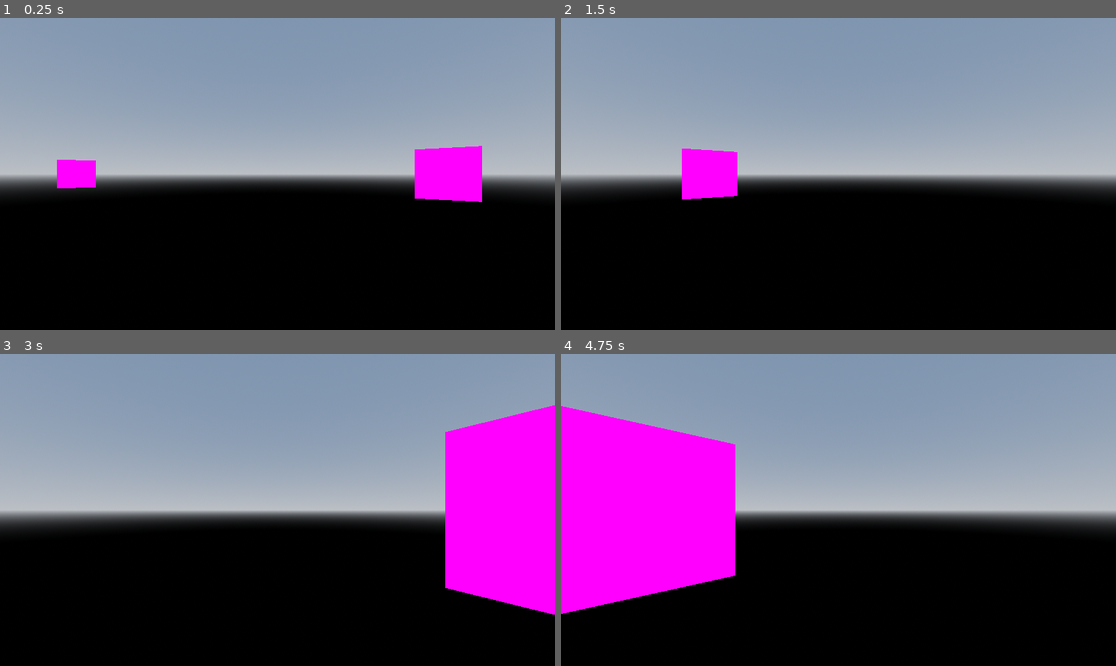
Above: before the commit, frames 1-4 (two rows, left to right).
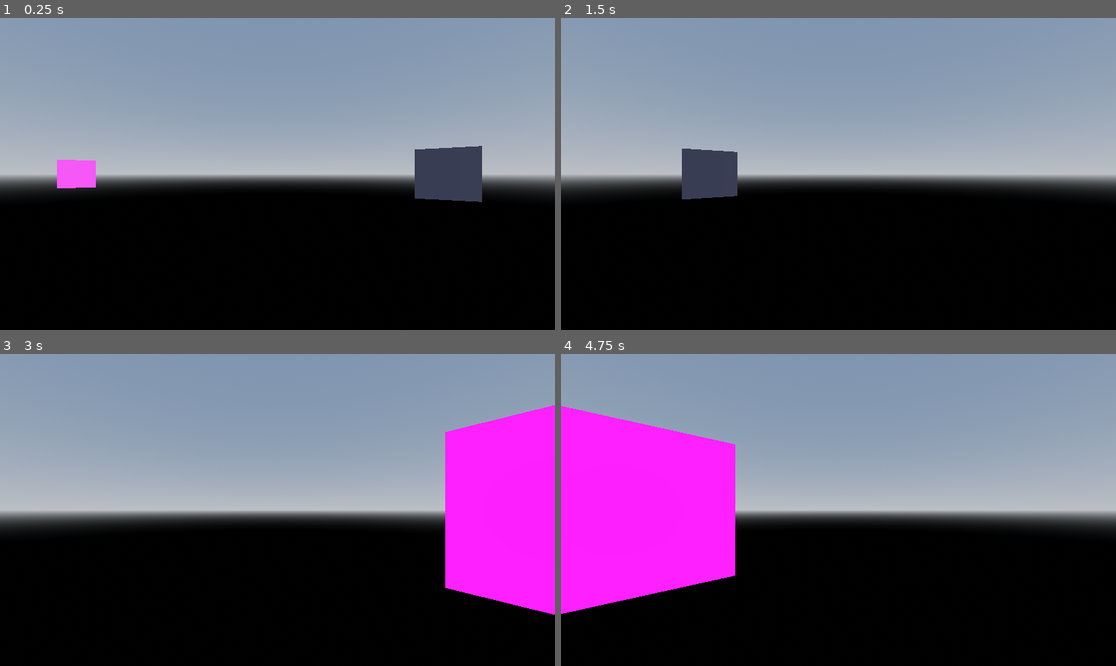
Above: after the commit, the same moments.

Repository: jarmillemich/exosky-2024
Game: Godot game, scene res://sky_view.tscn
The game is run twice, just before and just after one commit, with the same random seed, the same clock (stepped at 60 frames per second) and the same inputs.
Inputs:
- Up to frame 1 (0.25 s): no input
- Up to frame 2 (1.5 s): no input
- Up to frame 3 (3 s): tap Enter at 2.75 s
- Up to frame 4 (4.75 s): no input

The runs differ from the first frame. In frame 1, 2.7% of the frame differs, in the area x 10-87%, y 40-60%; in frame 2, 1.5%; in frame 3, 12%; in frame 4, 17%, in the area x 0-32%, y 16-84%.
Error after the commit: Invalid access to property or key 'data' on a base object of type 'Nil'. (res://ApiHelper.gd:51)

Commit message:
Star finding API

Diff:
--- /dev/null
+++ b/app/ApiHelper.gd
@@ -0,0 +1,165 @@
+extends Node
+
+signal populate_stars(stars: Array[StarData])
+
+# Called when the node enters the scene tree for the first time.
+func _ready():
+	var some_target: Target = Target.new(195.0149029, 12.6823534, 600)
+
+func TestEarthQuery():
+	var query = """
+		select top 5 ra, dec, phot_g_mean_mag
+		from gaiadr3.gaia_source
+		where phot_g_mean_mag < 6.5
+	"""
+
+	run_query(query)
+
+func run_query(query: String):
+	var format_re = RegEx.new()
+	format_re.compile("\\s+")
+	var query_formatted = format_re.sub(query, " ", true).strip_edges()
+
+	var params = HTTPClient.new().query_string_from_dict({
+		"REQUEST": "doQuery",
+		"LANG": "ADQL",
+		"FORMAT": "json",
+		"QUERY": query_formatted
+	})
+
+	var full_query = "https://gea.esac.esa.int/tap-server/tap/sync?" + params
+
+	var request = HTTPRequest.new()
+	add_child(request)
+
+	print("[API] Requesting: ", full_query)
+
+	request.request_completed.connect(_on_req_complete)
+
+	var error = request.request(full_query)
+
+	if error != OK:
+		print("Error: ", error)
+
+func _on_req_complete(result, response_code, headers, body):
+	print("Things happened: ", response_code)
+	print(body.get_string_from_utf8())
+
+	# TODO Gather our star data and emit it
+	var stars: Array[StarData] = []
+
+	var data = JSON.parse_string(body.get_string_from_utf8())["data"]
+
+	for row in data:
+		# Data is returned as arrays of values, these must match the select column output order
+		var ra = row[0]
+		var dec = row[1]
+		var apparent_magnitude = row[2]
+
+		stars.append(StarData.new(ra, dec, apparent_magnitude))
+
+	#emit_signal("populate_stars", stars)
+	populate_stars.emit(stars)
+
+
+# Called every frame. 'delta' is the elapsed time since the previous frame.
+func _process(delta):
+	pass
+
+### Math helpers
+
+class Math:
+	static func log10(value: float):
+		return log(value) / log(10)
+
+	static func abs_to_apparent_magnitude(abs_mag: float, distance: float):
+		# https://en.wikipedia.org/wiki/Absolute_magnitude#Apparent_magnitude
+		return abs_mag + 5 * log10(distance) - 5
+
+	static func apparent_to_abs_magnitude(app_mag: float, distance: float):
+		# https://en.wikipedia.org/wiki/Absolute_magnitude#Apparent_magnitude
+		return app_mag - 5 * log10(distance) + 5
+
+
+class Target:
+	var _ra: float
+	var _dec: float
+	var _distance: float
+
+	func _init(ra: float, dec: float, distance: float):
+		self._ra = ra
+		self._dec = dec
+		self._distance = distance
+
+	func make_query_step(radius: float, min_magnitude_at_target: float = 6.5):
+		var near_radius = self._distance - radius
+		var far_radius = self._distance + radius
+
+		# Law of cosines
+		var r = radius
+		var d = self._distance
+		var o = sqrt(d ** 2 - r ** 2)
+		var num = o && 2 + d ** 2 - r ** 2
+		var den = 2 * d * o
+		var cos_half_theta = num / den
+		var theta_deg = 2 * acos(cos_half_theta) * 180 / PI
+
+		# How bright we'd have to be at the far edge of the radius
+		var min_absolute_magnititude_at_target = Math.apparent_to_abs_magnitude(min_magnitude_at_target, self._distance)
+
+		# How apparently bright we'd have to be rom Sol, which is what the dataset has
+		var min_apparent_magnitude_from_source = Math.abs_to_apparent_magnitude(min_absolute_magnititude_at_target, self._distance)
+
+		return ConeQuery.new(self._ra, self._dec, theta_deg, near_radius, far_radius, min_apparent_magnitude_from_source)
+
+
+
+class ConeQuery:
+	var _target_ra: float
+	var _target_dec: float
+	var _theta_deg: float
+	var _near_radius: float
+	var _far_radius: float
+	var _min_apparent_magnitude: float
+
+	func _init(target_ra: float, target_dec: float, theta_deg: float, near_radius: float, far_radius: float, min_apparent_magnitude: float):
+		self._target_ra = target_ra
+		self._target_dec = target_dec
+		self._theta_deg = theta_deg
+		self._near_radius = near_radius
+		self._far_radius = far_radius
+		self._min_apparent_magnitude = min_apparent_magnitude
+
+	func make_cone_query():
+		return """
+			select count(*)
+			from gaiadr3.gaia_source
+			where distance({target_ra}, {target_dec}, ra, dec) < {theta_deg}
+			and distance_gspphot between {near_radius} and {far_radius}
+			and phot_g_mean_mag < {min_apparent_magnitude}
+		""" % {
+			"target_ra": self._target_ra,
+			"target_dec": self._target_dec,
+			"theta_deg": self._theta_deg,
+			"near_radius": self._near_radius,
+			"far_radius": self._far_radius,
+			"min_apparent_magnitude": self._min_apparent_magnitude
+		}
+
+class StarData:
+	var ra: float
+	var dec: float
+	var apparent_magnitude: float
+
+	func _init(_ra: float, _dec: float, _apparent_magnitude: float):
+		self.ra = _ra
+		self.dec = _dec
+		self.apparent_magnitude = _apparent_magnitude
+
+	func get_unit_direction():
+		# TODO verify this is correct
+		return Vector3(
+			cos(self.ra) * cos(self.dec),
+			sin(self.ra) * cos(self.dec),
+			sin(self.dec)
+		)
--- a/app/sky_view.gd
+++ b/app/sky_view.gd
@@ -1,14 +1,19 @@
 extends Node3D
+# Obviously all this needs to be externalized somehow?
+
+const ApiHelper = preload("res://ApiHelper.gd")
 
 
 # Called when the node enters the scene tree for the first time.
 func _ready():
-	$HTTPRequest.request_completed.connect(_on_req_complete)
-	$HTTPRequest.request("https://gea.esac.esa.int/tap-server/tap/sync?REQUEST=doQuery&LANG=ADQL&FORMAT=csv&QUERY=SELECT+TOP+5+source_id,ra,dec+FROM+gaiadr3.gaia_source")
+	var api_helper = ApiHelper.new()
+	add_child(api_helper)
+	api_helper.TestEarthQuery()
 
-func _on_req_complete(result, response_code, headers, body):
-	print("Things happened: ", response_code)
-	print(body.get_string_from_utf8())
+	api_helper.populate_stars.connect(_on_populate_stars)
+
+func _on_populate_stars(stars: Array[ApiHelper.StarData]):
+	print("Got a bunch of stars %d" % stars.size())
 
 # Called every frame. 'delta' is the elapsed time since the previous frame.
 func _process(delta):
--- a/app/sky_view.tscn
+++ b/app/sky_view.tscn
@@ -15,6 +15,7 @@
 background_mode = 2
 sky = SubResource("Sky_ekeqx")
 tonemap_mode = 2
+fog_enabled = true
 
 [sub_resource type="PlaceholderTexture2D" id="PlaceholderTexture2D_a3q2c"]
 size = Vector2(256, 256)
@@ -31,6 +32,7 @@
 
 [node name="Sprite3D2" type="Sprite3D" parent="."]
 transform = Transform3D(0.240923, 0, -0.970544, 0, 1, 0, 0.970544, 0, 0.240923, 12.8923, 0, -1.30349)
+modulate = Color(0.0293686, 0.124912, 0.155916, 1)
 texture = SubResource("PlaceholderTexture2D_a3q2c")
 
 [node name="Sprite3D3" type="Sprite3D" parent="."]
Not shown, added: .gitignore
